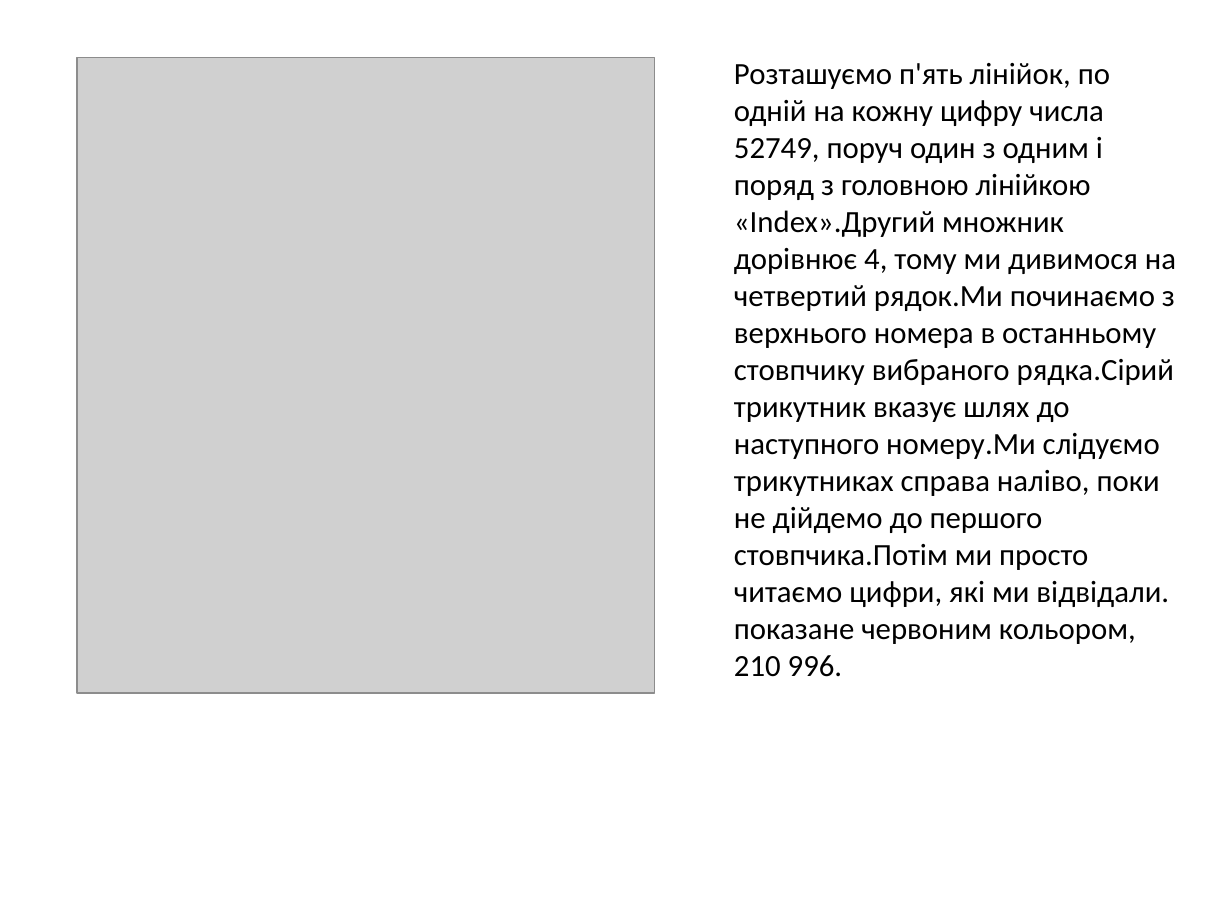
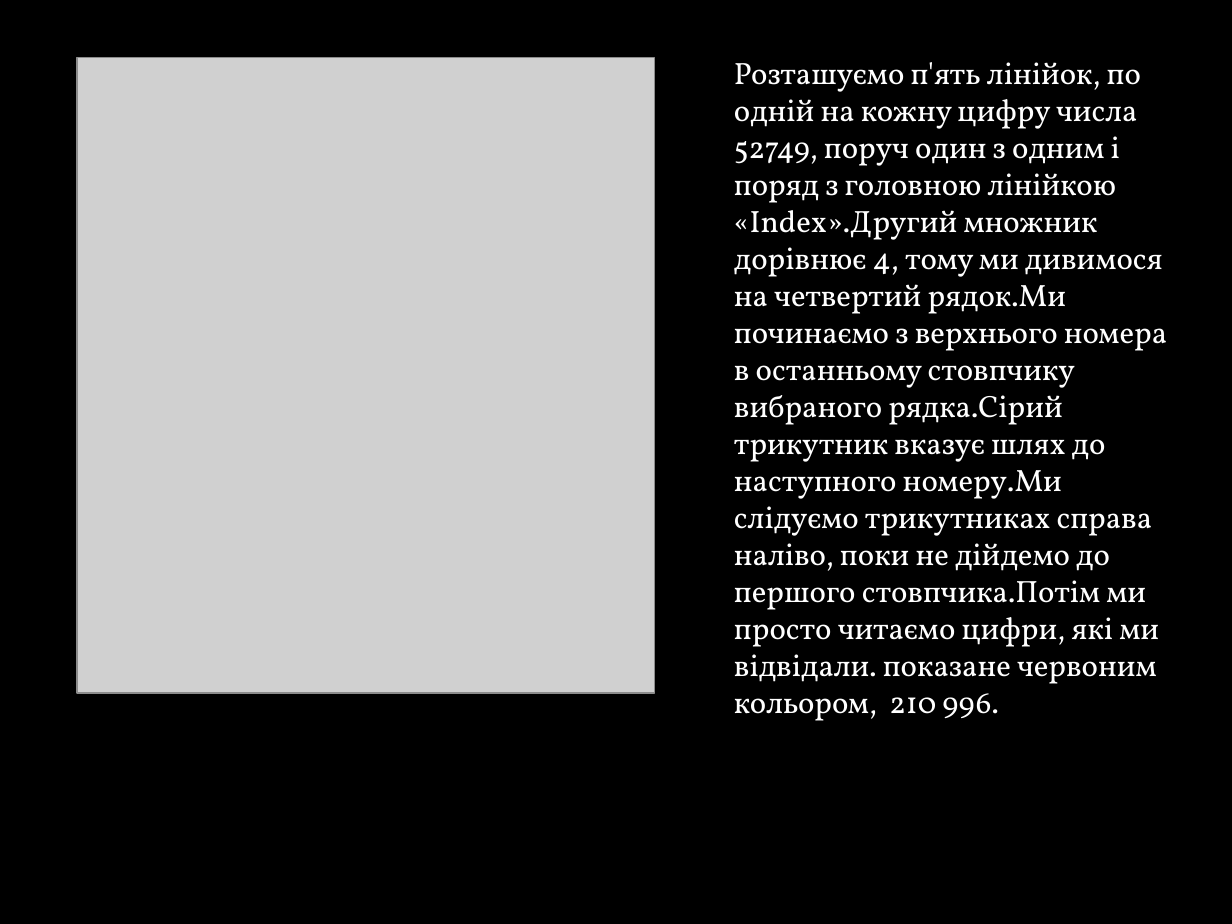
Before and after one commit to bastard2/Operating-System.-Laboratory-Work-1, a slide deck: slide 9 of ос.pptx. Drawn at 1232x924 pixels with LibreOffice and Linux fonts; fonts in the diff are those of the drawing; grey boxes stand for pictures; background and template pictures are left out. Boxes give left, top, right and bottom in pixels: in the first picture for what was removed or moved away, otherwise in the second. Text is boxed around its words. In the diff, an @@ line names an element or a change of style, - is before the commit and + after.

```diff
--- a/ос.pptx
+++ b/ос.pptx
@@ background #FFFFFF to picture (left out) @@
@@ text "Розташуємо п'ять лінійок, по одній ..." at [734,62,1167,684]: font Calibri to Vollkorn, text colour #000000 to #FFFFFF @@
```
Also in this commit, not shown: 7 other slides changed, 2 slides added, 2 slides removed.
